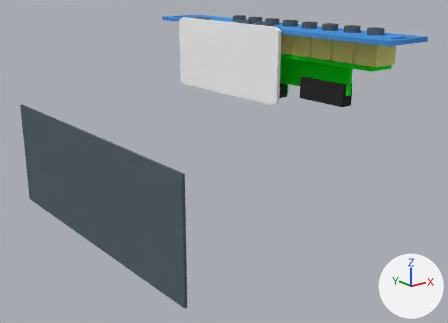
The Blender file hardware/3d mockup/model.blend as it was, and as the next commit left it.
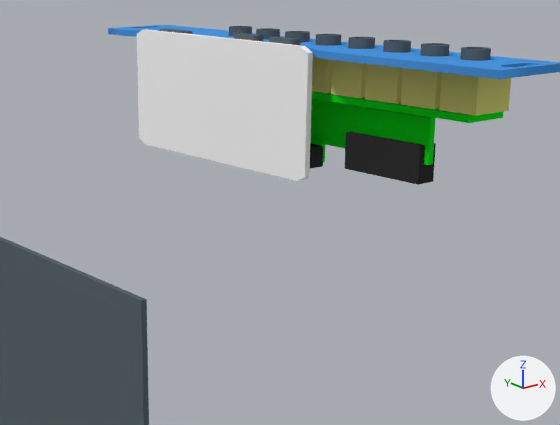
There are two pictures of each version: one whole from a 50 mm lens placed at (-0.1726, -0.1848, 0.0373), pointed at (-0.0323, -0.0094, -0.0329), one close up on the part from 22% to 95% of the width and 0% to 76% of the height. Every picture has the same lights, and +X, +Y and +Z are marked at lower right.

In view in the first close-up: 'Kobiconn Jack', 'PCB A', 'PCB A.001', 'Pi Zero', 'TipTop Limit', 'Vector Panel', 'mock Power Header'.
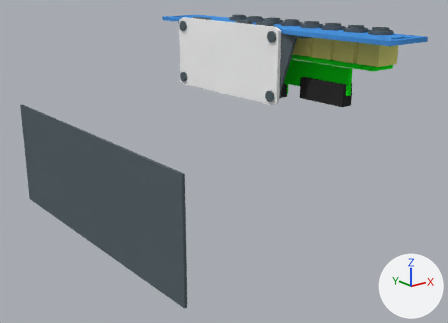
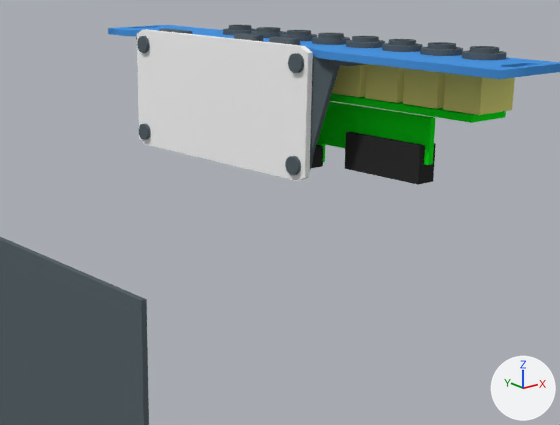
Patch to the scene script:
```diff
--- a/hardware/3d mockup/model.blend.py
+++ b/hardware/3d mockup/model.blend.py
@@ me_kobiconn_jack @@
 # used by ob_kobiconn_jack; location = (0.0023, -0.0488, 0.0156)
-me_kobiconn_jack.from_pydata(...)  # 136 vertices, 104 faces; spans x -0.00445..0.00596, y -0.00453..0.00452, z -0.01043..0.00191
+me_kobiconn_jack.from_pydata(...)  # 264 vertices, 198 faces; spans x -0.00445..0.00596, y -0.00453..0.00452, z -0.01043..0.00191
+# me_kobiconn_jack part 1: the loose piece of 128 vertices spanning x -0.00288..0.00288, y -0.00288..0.00288, z -0.00191..0.00191 is rebuilt with 128 vertices and now spans x -0.00137..0.00439, y -0.00288..0.00288, z -0.00191..0.00191
+# me_kobiconn_jack part 2: a new loose piece of 128 vertices spanning x -0.00279..0.00582, y -0.00431..0.00431, z -0.00017..0.00096, in mat_steel (dark grey #5a666b)
 me_kobiconn_jack.materials.append(mat_tan_plastic)
@@ ob_pcb_a @@
 ob_pcb_a = bpy.data.objects.new('PCB A', me_cube_007)
-ob_pcb_a.location = (0.0034, -0.0131, 0.0042)
+ob_pcb_a.location = (0.0041, -0.0131, 0.0042)
 ob_pcb_a.scale = (1.0, 0.718, 1.0)
@@ ob_kobiconn_jack @@
 ob_kobiconn_jack = bpy.data.objects.new('Kobiconn Jack', me_kobiconn_jack)
-ob_kobiconn_jack.location = (0.0023, -0.0488, 0.0156)
+ob_kobiconn_jack.location = (0.0035, -0.0488, 0.0156)
 _m = ob_kobiconn_jack.modifiers.new('Array', 'ARRAY')
 _m.count = 8
-_m.constant_offset_displace = (0.0, 0.0, 0.0)
+_m.use_constant_offset = True
+_m.constant_offset_displace = (0.0, 0.0108, 0.0)
+_m.use_relative_offset = False
 _m.relative_offset_displace = (0.0, 1.14, 0.0)
@@ ob_m2_002 @@
 ob_m2_002.scale = (0.833, 0.833, 1.0)
-ob_m2_002.hide_set(True)  # its collection is switched off
@@ ob_m2_001 @@
 ob_m2_001.scale = (0.833, 0.833, 1.0)
-ob_m2_001.hide_set(True)  # its collection is switched off
@@ ob_m2_000 @@
 ob_m2_000.scale = (0.833, 0.833, 1.0)
-ob_m2_000.hide_set(True)  # its collection is switched off
@@ ob_mock_support @@
 _m = ob_mock_support.modifiers.new('Solidify', 'SOLIDIFY')
 _m.nonmanifold_merge_threshold = 0.0003
-ob_mock_support.hide_set(True)  # its collection is switched off
@@ ob_m2_5 @@
 ob_m2_5.scale = (0.833, 0.833, 1.0)
-ob_m2_5.hide_set(True)  # its collection is switched off
```

Changed parts and their boxes [x1, y1, x2, y2] in the close-ups (560 x 425 px):
'Kobiconn Jack', reshaped, moved, modifiers changed
    before: [229, 26, 511, 116]
    after: [223, 25, 515, 115]
'mock Support', shown
    after: [136, 36, 365, 170]
'PCB A', moved
    before: [312, 91, 504, 123]
    after: [330, 93, 506, 123]
'm2.5', shown
    after: [288, 53, 304, 73]
'm2.000', shown
    after: [285, 156, 301, 175]
'm2.002', shown
    after: [137, 36, 150, 53]
'm2.001', shown
    after: [139, 124, 151, 140]
part 1 of me_kobiconn_jack, rebuilt
    before: [229, 26, 491, 61]
    after: [229, 25, 499, 54]
part 2 of me_kobiconn_jack, added
    after: [223, 28, 507, 60]
